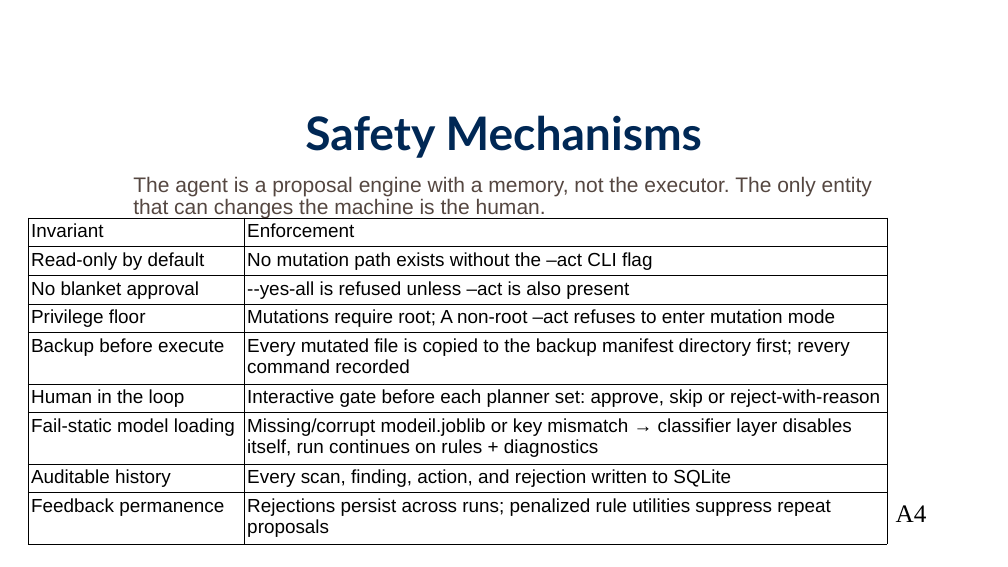
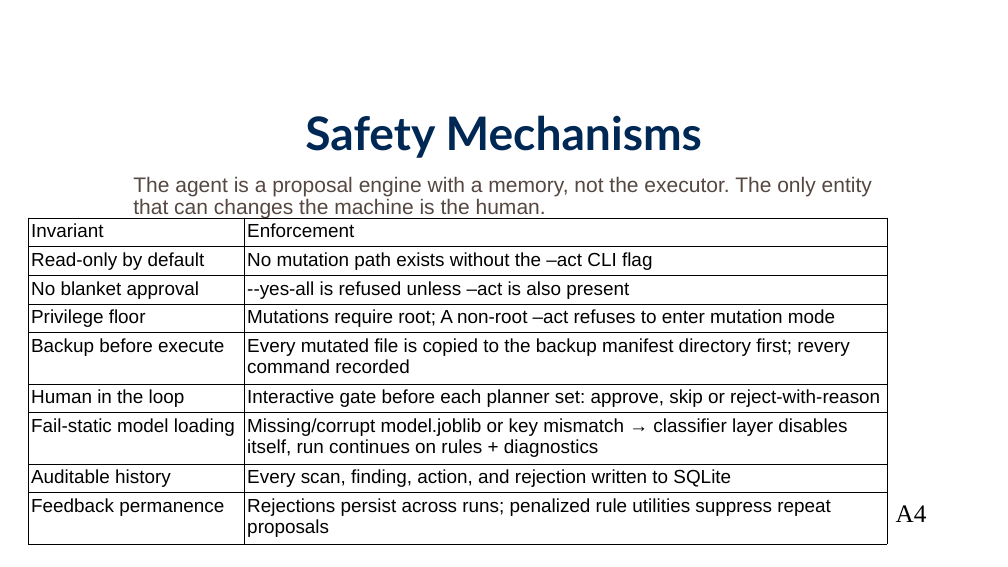
Before and after one commit to deltaSentinel/autoSecure, a slide deck: slide 22 of Presentations/aiProgressReport.pptx. Drawn at 1008x567 pixels with LibreOffice and Linux fonts; fonts in the diff are those of the drawing; background and template pictures are left out. Boxes give left, top, right and bottom in pixels: in the first picture for what was removed or moved away, otherwise in the second. Text is boxed around its words. In the diff, an @@ line names an element or a change of style, - is before the commit and + after.

```diff
--- a/Presentations/aiProgressReport.pptx
+++ b/Presentations/aiProgressReport.pptx
@@ table at bbox=[28, 218, 887, 544] @@
-row 7, column 2: Missing/corrupt modeil.joblib or key mismatch → classifier layer disables itself, run continues on rules + diagnostics
+row 7, column 2: Missing/corrupt model.joblib or key mismatch → classifier layer disables itself, run continues on rules + diagnostics
```
Also in this commit, not shown: 1 other slide changed.
